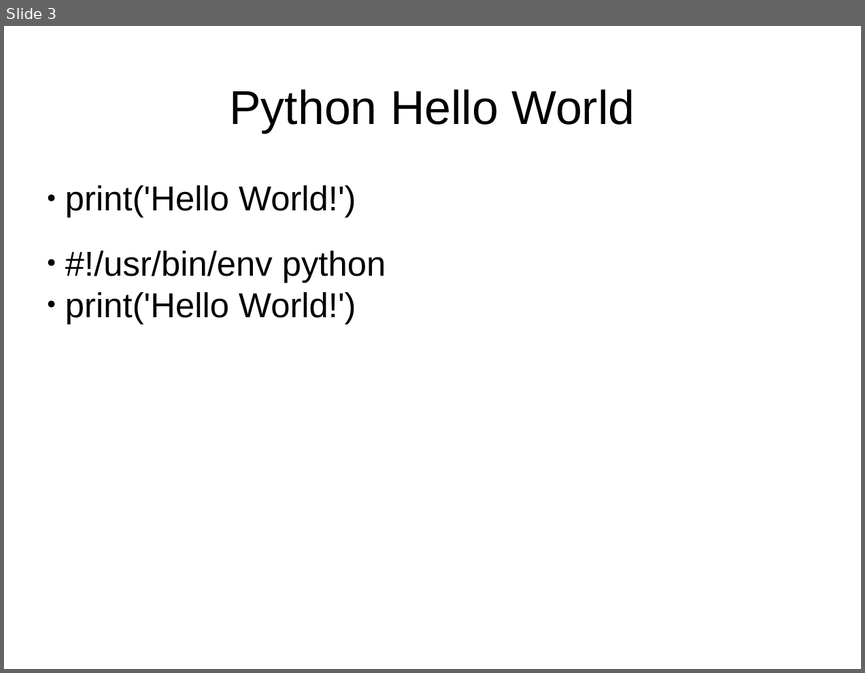
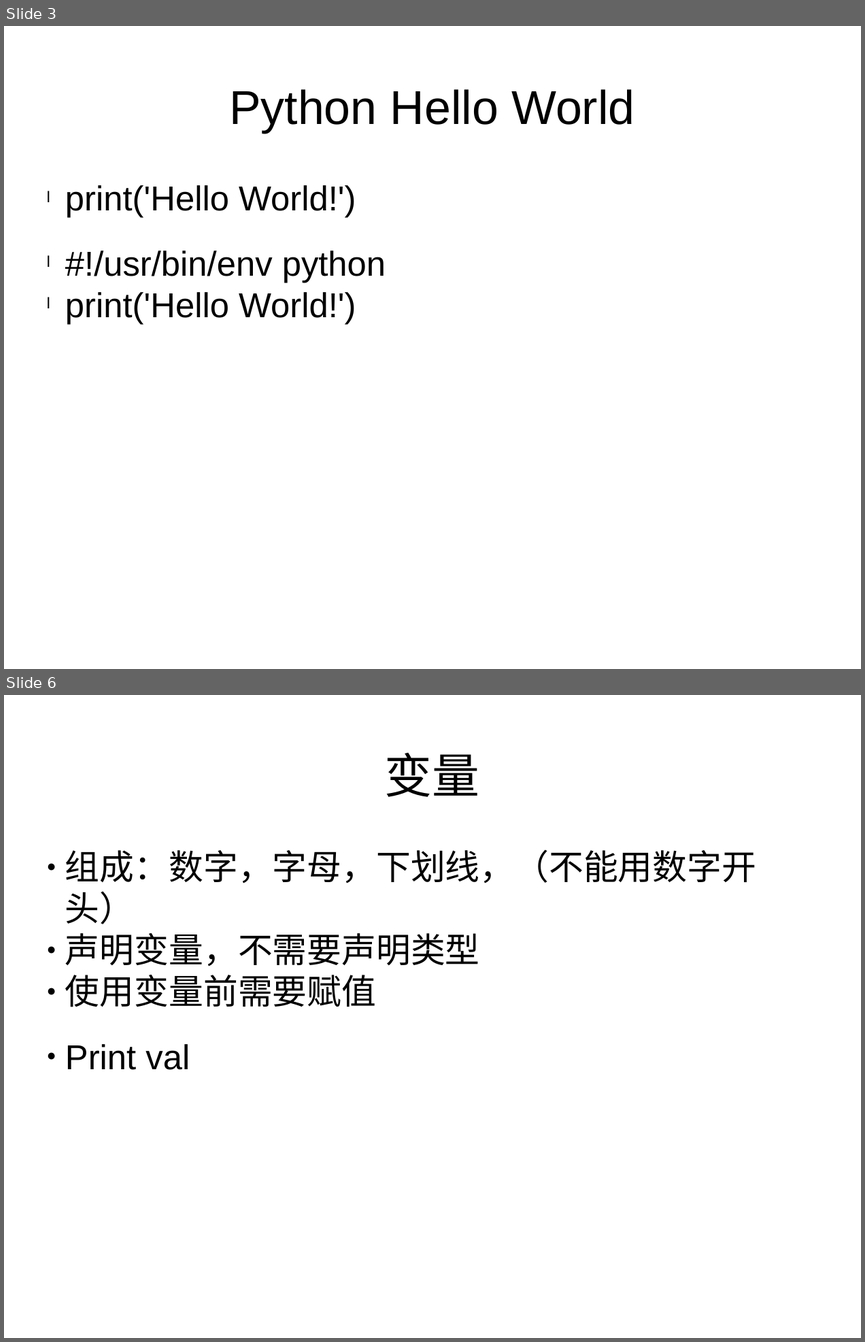
Before and after one commit to haolongzhangm/shell_my, a slide deck: unexeshell/tmp_use/python_l/0/p0.pptx. Shown one above the other, each under a label of ours: slide 3 before the commit, slides 3 and 6 after it; the slides between them are not shown. The pictures are 865x673 and 865x1342 pixels, drawn with LibreOffice and Linux fonts; fonts in the diff are those of the drawing. Boxes give left, top, right and bottom in pixels: in the first picture for what was removed or moved away, otherwise in the second. Text is boxed around its words. In the diff, an @@ line names an element or a change of style, - is before the commit and + after.

Commit message:
update python tmp

```diff
--- a/unexeshell/tmp_use/python_l/0/p0.pptx
+++ b/unexeshell/tmp_use/python_l/0/p0.pptx
@@ slide 6 added at (4,695,861,1338), background #FFFFFF @@
@@ text added at (385,753,480,797), 44 pt, text #000000 @@
+变量
@@ text added at (65,849,756,1070), 32 pt, text #000000 @@
+● 组成：数字，字母，下划线，（不能用数字开头）
+● 声明变量，不需要声明类型
+● 使用变量前需要赋值
+● Print val
@@ slide 3 changed as well @@
@@ text "print('Hello World!')" at (65,185,385,324): bullet ● to l @@
```
Also in this commit, not shown: 2 other slides changed, 4 other slides added.
